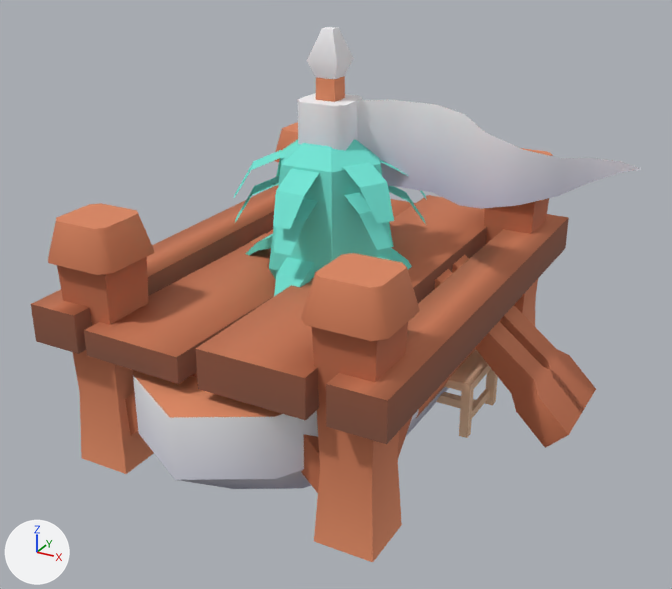
One commit to the glTF model assets/models/market.glb: the scene before it, then after it.
Camera for both pictures: a 50 mm lens placed at (2.3, -4.12, 2.74), pointed at (0.1, -0.12, 0.74). Every picture has the same lights, and +X, +Y and +Z are marked at lower left. The older version comes first. Where no turn or scale is listed for an object, it has been applied to the vertices.

Before the edit, the objects in view are built like this:
```python
me_mesh_tree_default = bpy.data.meshes.new('Mesh tree_default')
me_mesh_tree_default.from_pydata(...)  # 59 vertices, 114 faces; spans x -0.38..0.38, y -0.33..0.33, z -0.85..0.85
me_mesh_tree_default.materials.append(mat_kenney)
me_mesh_tree_palmshort = bpy.data.meshes.new('Mesh tree_palmShort')
me_mesh_tree_palmshort.from_pydata(...)  # 96 vertices, 190 faces; spans x -0.517..0.517, y -0.517..0.517, z -0.528..0.528
me_mesh_tree_palmshort.materials.append(mat_kenney)
me_paddles = bpy.data.meshes.new('paddles')
me_paddles.from_pydata(...)  # 32 vertices, 56 faces; spans x -1.37..1.37, y -0.15..0.15, z -0.4..0.4
me_paddles.materials.append(mat_kenney)
ob_paddles = bpy.data.objects.new('paddles', me_paddles)
ob_paddles.location = (0.0, 0.175, 0.452)
ob_tree_default = bpy.data.objects.new('tree_default', me_mesh_tree_default)
ob_tree_default.location = (0.0, 0.0, 0.804)
ob_tree_palmshort = bpy.data.objects.new('tree_palmShort', me_mesh_tree_palmshort)
ob_tree_palmshort.location = (0.0, -0.003, 0.478)
# also in view: 'boat-row-large.001' at (0.0, 0.0, 0.32); 'paddles.001' at (0.0, 0.42, 0.45); 'tree_palm' at (0.0, 0.0, 0.71); 'table(Clone)' at (0.42, 0.22, 0.16); 'flag-pennant' at (0.68, 0.0, 1.05)
```
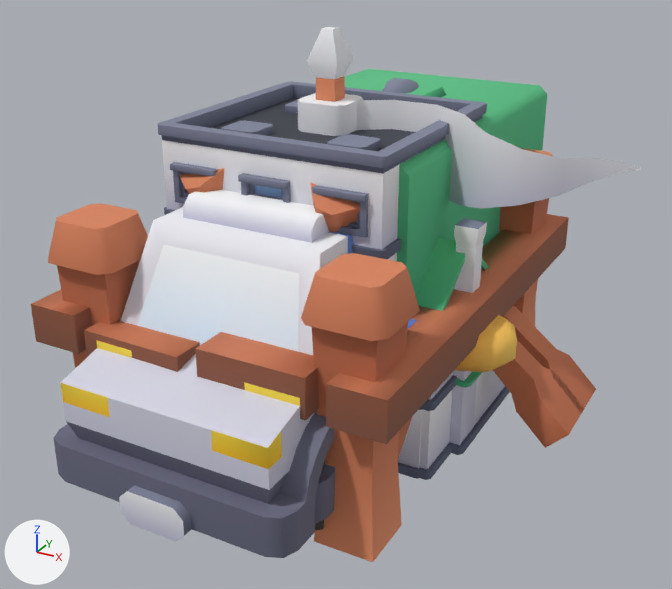
Patch to the scene script:
```diff
--- a/assets/models/market.glb.py
+++ b/assets/models/market.glb.py
@@ ob_wing_left @@
+ob_wing_left = bpy.data.objects.new('wing-left', me_wing_left)  # 36 vertices, 68 faces; spans x -0.286..0.286, y -0.3..0.3, z -0.1..0.1
+ob_wing_left.location = (0.811, -0.013, 0.644)
@@ ob_tail @@
+ob_tail = bpy.data.objects.new('tail', me_tail)  # 108 vertices, 212 faces; spans x -0.1..0.1, y -0.278..0.278, z -0.523..0.523
+ob_tail.location = (0.0, 0.826, 1.187)
@@ ob_body_004 @@
+ob_body_004 = bpy.data.objects.new('body.004', me_body_004)  # 216 vertices, 314 faces; spans x -0.63..0.63, y -0.75..0.75, z -0.7..0.7
+ob_body_004.location = (0.005, -0.125, 0.883)
@@ ob_body_003 @@
+ob_body_003 = bpy.data.objects.new('body.003', me_body_003)  # 378 vertices, 730 faces; spans x -0.75..0.75, y -1.62..1.62, z -0.75..0.75
+ob_body_003.location = (0.0, 0.025, 0.9)
@@ ob_wheel_front_left_003 @@
+ob_wheel_front_left_003 = bpy.data.objects.new('wheel-front-left.003', me_wheel_front_left_002)  # 240 vertices, 428 faces; spans x -0.5..0.5, y -1.0..1.0, z -1.0..1.0
+ob_wheel_front_left_003.parent = ob_v_delivery
+ob_wheel_front_left_003.location = (0.45, -1.01, 0.3)
+ob_wheel_front_left_003.scale = (0.3, 0.3, 0.3)
@@ ob_v_delivery @@
+ob_v_delivery = bpy.data.objects.new('v_delivery', None)
+ob_v_delivery.location = (0.0, 0.0, 0.0)
@@ ob_body_002 @@
+ob_body_002 = bpy.data.objects.new('body.002', me_body_002)  # 382 vertices, 754 faces; spans x -0.75..0.75, y -1.38..1.38, z -0.6..0.6
+ob_body_002.location = (0.0, 0.025, 0.75)
@@ ob_body_001 @@
+ob_body_001 = bpy.data.objects.new('body.001', me_body_001)  # 378 vertices, 744 faces; spans x -0.75..0.75, y -1.37..1.37, z -0.67..0.67
+ob_body_001.location = (0.0, 0.025, 0.825)
@@ ob_building_type_t @@
+ob_building_type_t = bpy.data.objects.new('building-type-t', me_building_type_t)  # 1094 vertices, 2062 faces; spans x -0.657..0.657, y -0.703..0.703, z -0.578..0.578
+ob_building_type_t.location = (-0.007, 0.0, 0.578)
@@ ob_building_type_n @@
+ob_building_type_n = bpy.data.objects.new('building-type-n', me_building_type_n)  # 883 vertices, 1612 faces; spans x -0.89..0.89, y -0.69..0.69, z -0.57..0.57
+ob_building_type_n.location = (0.0, 0.0, 0.569)
@@ ob_building_type_d @@
+ob_building_type_d = bpy.data.objects.new('building-type-d', me_building_type_d)  # 949 vertices, 1757 faces; spans x -0.88..0.88, y -0.51..0.51, z -0.62..0.62
+ob_building_type_d.location = (0.0, 0.0, 0.619)
@@ ob_building_i @@
+ob_building_i = bpy.data.objects.new('building-i', me_building_i)  # 1320 vertices, 2544 faces; spans x -0.62..0.62, y -0.65..0.65, z -0.84..0.84
+ob_building_i.location = (0.0, 0.0, 0.84)
@@ ob_building_e @@
+ob_building_e = bpy.data.objects.new('building-e', me_building_e)  # 779 vertices, 1497 faces; spans x -0.82..0.82, y -0.5..0.5, z -0.45..0.45
+ob_building_e.location = (0.0, 0.0, 0.447)
```

Where the change shows, as pixel boxes (x1, y1, x2, y2) in the pictures (672 x 589 px):
'body.003', added
    after: (53, 69, 547, 558)
'building-i', added
    after: (157, 81, 487, 261)
'building-type-d', added
    after: (398, 218, 489, 479)
'building-e', added
    after: (420, 372, 457, 480)
'wing-left', added (orange)
    after: (455, 315, 517, 372)
'body.004', added (orange)
    after: (180, 168, 360, 232)
'building-type-n', added
    after: (455, 370, 510, 434)
'body.002', added (mostly hidden)
    after: (315, 231, 417, 524)
'body.001', added (mostly hidden)
    after: (97, 340, 335, 520)
'tail', added
    after: (382, 78, 419, 94)
'wheel-front-left.003', added (mostly hidden)
    after: (315, 461, 325, 530)
'building-type-t', added (mostly hidden)
    after: (415, 239, 439, 295)
'boat-row-large.001', unchanged, covered by the edit
    before: (133, 371, 449, 489)
'tree_default', unchanged, covered by the edit
    before: (269, 139, 393, 279)
'tree_palm', unchanged, covered by the edit
    before: (233, 150, 427, 229)
'tree_palmBend', unchanged, covered by the edit
    before: (235, 176, 426, 256)
